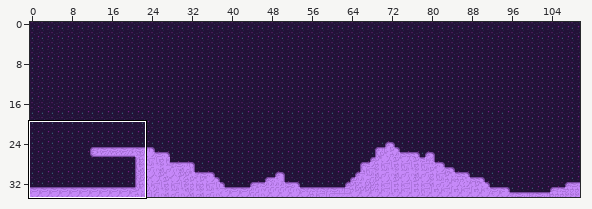
Tiled map (JSON): assets/map/level_1_map.json. Above: a wide view before the commit, with the close-up outlined.
Close-up. Before the edit:
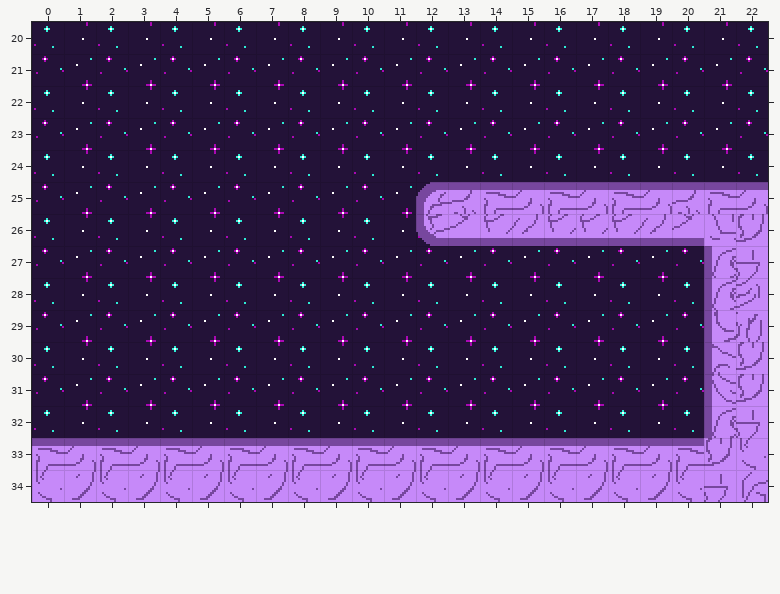
Cells are 32x32 px. Shown: x 0..22, y 20..34. The commit also changed other parts of the map, which this record leaves out.
After the commit:
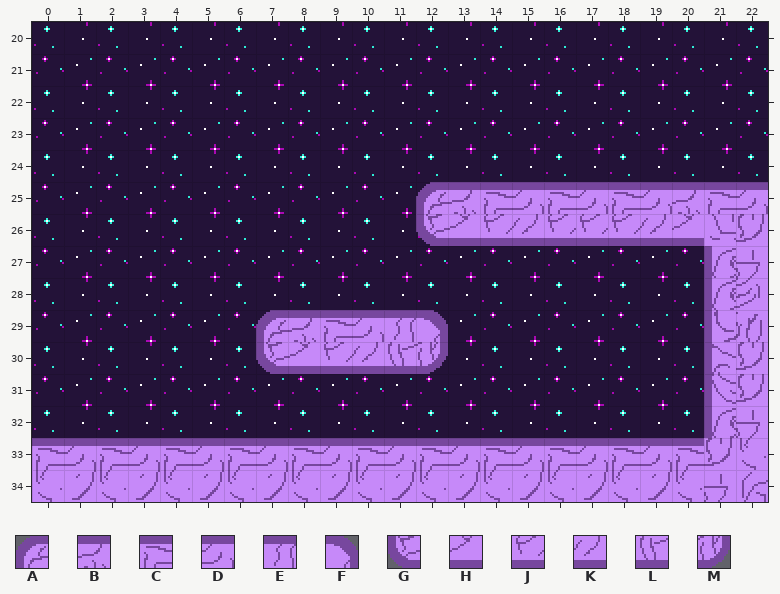
Key: from "level_1_Ground": A 0, B 1, C 2, D 3, E 4, F 5, G 30, H 31, J 32, K 33, L 34, M 35.
_ is an empty cell.
Changes in this commit:
Layer "ground":
The edit adds tile A in row 29 at x 7.
The edit adds tile B in row 29 at x 8.
The edit adds tile C in row 29 at x 9.
The edit adds tile D in row 29 at x 10.
The edit adds tile E in row 29 at x 11.
The edit adds tile F in row 29 at x 12.
The edit adds tile G in row 30 at x 7.
The edit adds tile H in row 30 at x 8.
The edit adds tile J in row 30 at x 9.
The edit adds tile K in row 30 at x 10.
The edit adds tile L in row 30 at x 11.
The edit adds tile M in row 30 at x 12.
Boxes around the changes in both close-ups, in picture pixels (x1, y1, x2, y2):
added: (256, 310, 448, 374)
